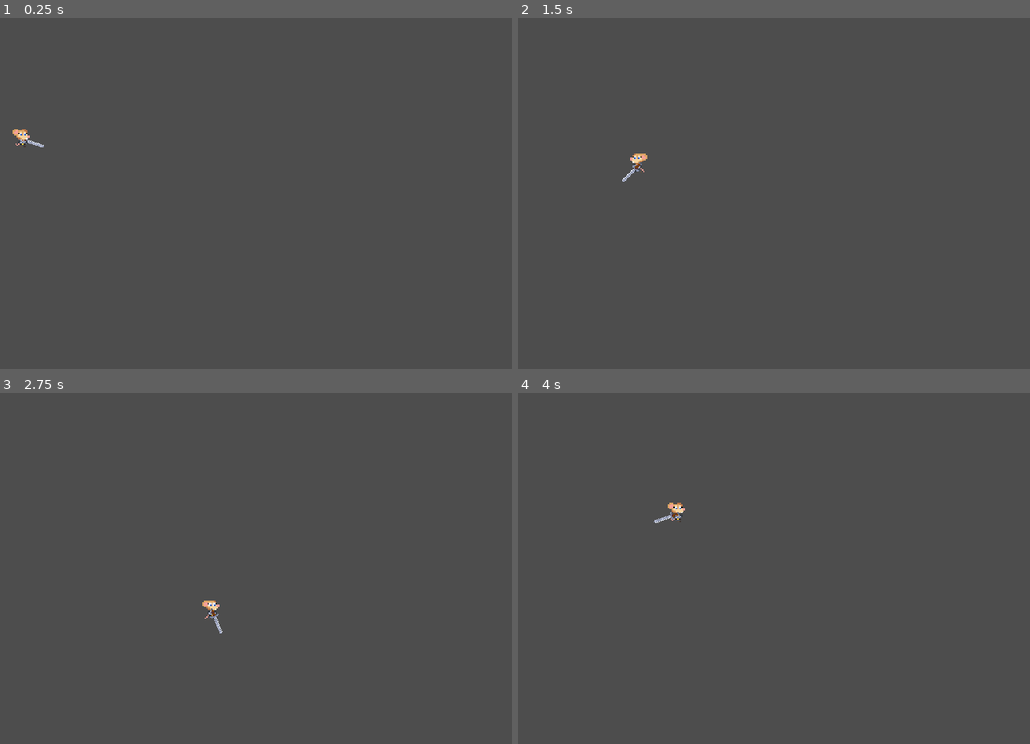
Above: before the commit, frames 1-4 (two rows, left to right).
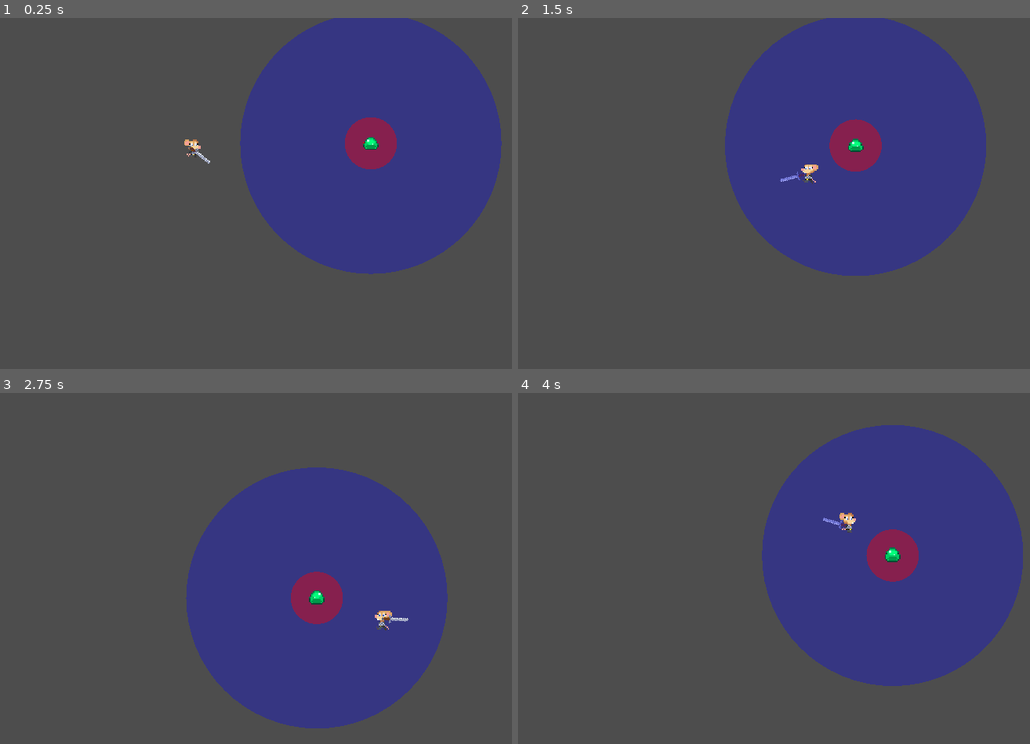
Above: after the commit, the same moments.

Repository: Greg-Rus/NFC
Game: Godot game, scene res://Scenes/test_environment.tscn
Same seed, same stepped clock (60 frames per second), same inputs: the game is played once before the commit and once after it.
Inputs (mouse positions are in pixels of both pictures, inside the frame that each line leads up to):
- Up to frame 1 (0.25 s): no input
- Up to frame 2 (1.5 s): move the mouse to (855, 175) at 0.52 s; hold D (right) 0.53-1.28 s; click (855, 175) at 0.6 s; move the mouse to (589, 211) at 1.27 s; hold S (down) from 1.28 s (still down); click (589, 211) at 1.35 s
- Up to frame 3 (2.75 s): move the mouse to (261, 491) at 2.02 s; release S (down) at 2.03 s; hold D (right) from 2.03 s (still down); click (261, 491) at 2.1 s
- Up to frame 4 (4 s): move the mouse to (686, 638) at 2.77 s; release D (right) at 2.78 s; hold W (up) 2.78-3.53 s; click (686, 638) at 2.85 s; move the mouse to (902, 621) at 3.52 s; hold A (left) from 3.53 s (still down); click (902, 621) at 3.6 s

The runs differ from the first frame. In frame 1, 30% of the frame differs, in the area x 2-99%, y 0-73%; in frame 2, 30%; in frame 3, 30%; in frame 4, 30%, in the area x 26-99%, y 9-84%.

Commit message:
basic combat

Diff:
--- /dev/null
+++ b/Scenes/Enemies/enemy.gd
@@ -0,0 +1,93 @@
+extends RigidBody2D
+
+enum ENEMY_STATE {IDLE, MOVING, ATTACKING, GETTING_HIT, DYING, DEAD}
+
+@onready var animationPlayer : AnimationPlayer = $AnimationPlayer
+@onready var sprite : Sprite2D = $Sprite2D
+@export var moveForce : float
+@export var detection_range : float = 100
+@export var attack_range : float = 30
+@export var hit_points : float = 5
+@export var hit_stun_time : float = 0.6
+@export var player : Node2D
+@export var draw_debug :bool
+@export var current_state : ENEMY_STATE = ENEMY_STATE.IDLE
+
+var directionToPlayer: Vector2
+var isFlipped: bool
+var hit_stun_timer : float
+
+func _draw() -> void:
+	if(draw_debug):
+		draw_circle(Vector2.ZERO, detection_range, Color.BLUE * Color(1,1,1,0.3))
+		draw_circle(Vector2.ZERO, attack_range, Color.RED * Color(1,1,1,0.4))
+		draw_line(Vector2.ZERO, directionToPlayer.normalized() * moveForce, Color.RED, 1)
+
+func _ready():
+	animationPlayer.play("enemy_idle")
+
+func _process(delta):
+	updateDirectionToPlayer()
+	process_current_state(delta)
+	try_flip_body()
+	if(draw_debug):
+		queue_redraw()
+
+func _physics_process(delta):
+	if(current_state == ENEMY_STATE.MOVING):
+		apply_central_impulse (directionToPlayer.normalized() * moveForce)
+
+func process_current_state(delta: float):
+	match current_state:
+		ENEMY_STATE.IDLE:
+			process_idle()
+		ENEMY_STATE.MOVING:
+			move_to_player(delta)
+		ENEMY_STATE.ATTACKING:
+			process_attacking()
+		ENEMY_STATE.GETTING_HIT:
+			process_getting_hit(delta)
+
+func transitionToState(state: ENEMY_STATE):
+	current_state = state
+	animationPlayer.stop()
+	match state:
+		ENEMY_STATE.IDLE:
+			animationPlayer.play("enemy_idle")
+		ENEMY_STATE.MOVING:
+			animationPlayer.play("enemy_move")
+		ENEMY_STATE.ATTACKING:
+			pass
+		ENEMY_STATE.GETTING_HIT:
+			animationPlayer.play("enemy_damage")
+
+func process_idle():
+	if(directionToPlayer.length() <= detection_range):
+		transitionToState(ENEMY_STATE.MOVING)
+
+func move_to_player(delta: float):
+	if(directionToPlayer.length() <= attack_range):
+		transitionToState(ENEMY_STATE.ATTACKING)
+
+func process_attacking():
+	if(!animationPlayer.is_playing()):
+			animationPlayer.play("enemy_attack")
+	if(directionToPlayer.length() > attack_range):
+		transitionToState(ENEMY_STATE.MOVING)
+
+func process_getting_hit(delta: float):
+	hit_stun_timer += delta
+	if(hit_stun_timer >= hit_stun_time):
+		transitionToState(ENEMY_STATE.MOVING)
+		hit_stun_timer = 0
+
+func updateDirectionToPlayer() :
+	directionToPlayer = player.position - position
+
+func try_flip_body():
+	isFlipped = directionToPlayer.x < 0
+	sprite.flip_h = isFlipped
+
+func take_damage(damage: int):
+	hit_points -= damage
+	transitionToState(ENEMY_STATE.GETTING_HIT)
--- /dev/null
+++ b/Scenes/Enemies/enemy.tscn
@@ -0,0 +1,151 @@
+[gd_scene load_steps=13 format=3 uid="uid://d3phxbxsff8gc"]
+
+[ext_resource type="Script" path="res://Scenes/Enemies/enemy.gd" id="1_gqnbu"]
+[ext_resource type="Texture2D" uid="uid://cut20pimm2fy4" path="res://Assets/Sprites/Enemies/Enemy_006_D.png" id="1_ijbqa"]
+
+[sub_resource type="PhysicsMaterial" id="PhysicsMaterial_djxgt"]
+friction = 0.5
+
+[sub_resource type="CircleShape2D" id="CircleShape2D_xbi40"]
+radius = 7.07107
+
+[sub_resource type="Animation" id="Animation_dx1ao"]
+length = 0.001
+tracks/0/type = "value"
+tracks/0/imported = false
+tracks/0/enabled = true
+tracks/0/path = NodePath("Sprite2D:frame")
+tracks/0/interp = 1
+tracks/0/loop_wrap = true
+tracks/0/keys = {
+"times": PackedFloat32Array(0),
+"transitions": PackedFloat32Array(1),
+"update": 1,
+"values": [0]
+}
+
+[sub_resource type="Animation" id="Animation_d8sa7"]
+resource_name = "enemy_attack"
+length = 0.6
+tracks/0/type = "value"
+tracks/0/imported = false
+tracks/0/enabled = true
+tracks/0/path = NodePath("Sprite2D:frame")
+tracks/0/interp = 1
+tracks/0/loop_wrap = true
+tracks/0/keys = {
+"times": PackedFloat32Array(0, 0.1, 0.2, 0.3, 0.4, 0.5),
+"transitions": PackedFloat32Array(1, 1, 1, 1, 1, 1),
+"update": 1,
+"values": [12, 13, 14, 15, 16, 17]
+}
+
+[sub_resource type="Animation" id="Animation_lg8wm"]
+resource_name = "enemy_damage"
+length = 0.6
+tracks/0/type = "value"
+tracks/0/imported = false
+tracks/0/enabled = true
+tracks/0/path = NodePath("Sprite2D:frame")
+tracks/0/interp = 1
+tracks/0/loop_wrap = true
+tracks/0/keys = {
+"times": PackedFloat32Array(0, 0.1, 0.2, 0.3, 0.4, 0.5),
+"transitions": PackedFloat32Array(1, 1, 1, 1, 1, 1),
+"update": 1,
+"values": [18, 19, 20, 21, 22, 23]
+}
+
+[sub_resource type="Animation" id="Animation_o0i0o"]
+resource_name = "enemy_die"
+length = 0.6
+tracks/0/type = "value"
+tracks/0/imported = false
+tracks/0/enabled = true
+tracks/0/path = NodePath("Sprite2D:frame")
+tracks/0/interp = 1
+tracks/0/loop_wrap = true
+tracks/0/keys = {
+"times": PackedFloat32Array(0, 0.1, 0.2, 0.3, 0.4, 0.5),
+"transitions": PackedFloat32Array(1, 1, 1, 1, 1, 1),
+"update": 1,
+"values": [24, 25, 26, 27, 28, 29]
+}
+
+[sub_resource type="Animation" id="Animation_1ygcj"]
+resource_name = "enemy_idle"
+length = 0.6
+loop_mode = 1
+tracks/0/type = "value"
+tracks/0/imported = false
+tracks/0/enabled = true
+tracks/0/path = NodePath("Sprite2D:frame")
+tracks/0/interp = 1
+tracks/0/loop_wrap = false
+tracks/0/keys = {
+"times": PackedFloat32Array(0, 0.1, 0.2, 0.3, 0.4, 0.5),
+"transitions": PackedFloat32Array(1, 1, 1, 1, 1, 1),
+"update": 1,
+"values": [0, 1, 2, 3, 4, 5]
+}
+
+[sub_resource type="Animation" id="Animation_tmleh"]
+resource_name = "enemy_move"
+length = 0.6
+loop_mode = 1
+tracks/0/type = "value"
+tracks/0/imported = false
+tracks/0/enabled = true
+tracks/0/path = NodePath("Sprite2D:frame")
+tracks/0/interp = 1
+tracks/0/loop_wrap = true
+tracks/0/keys = {
+"times": PackedFloat32Array(0, 0.1, 0.2, 0.3, 0.4, 0.5),
+"transitions": PackedFloat32Array(1, 1, 1, 1, 1, 1),
+"update": 1,
+"values": [6, 7, 8, 9, 10, 11]
+}
+
+[sub_resource type="AnimationLibrary" id="AnimationLibrary_auedx"]
+_data = {
+"RESET": SubResource("Animation_dx1ao"),
+"enemy_attack": SubResource("Animation_d8sa7"),
+"enemy_damage": SubResource("Animation_lg8wm"),
+"enemy_die": SubResource("Animation_o0i0o"),
+"enemy_idle": SubResource("Animation_1ygcj"),
+"enemy_move": SubResource("Animation_tmleh")
+}
+
+[sub_resource type="AnimationNodeAnimation" id="AnimationNodeAnimation_mx3h0"]
+animation = &"enemy_idle"
+
+[node name="Enemy" type="RigidBody2D"]
+collision_layer = 3
+collision_mask = 2
+inertia = 10.52
+physics_material_override = SubResource("PhysicsMaterial_djxgt")
+lock_rotation = true
+linear_damp = 5.0
+script = ExtResource("1_gqnbu")
+moveForce = 6.0
+attack_range = 20.0
+draw_debug = true
+
+[node name="Sprite2D" type="Sprite2D" parent="."]
+position = Vector2(0, -11)
+texture = ExtResource("1_ijbqa")
+hframes = 6
+vframes = 5
+region_rect = Rect2(0, 0, 32, 32)
+
+[node name="CollisionShape2D" type="CollisionShape2D" parent="."]
+shape = SubResource("CircleShape2D_xbi40")
+
+[node name="AnimationPlayer" type="AnimationPlayer" parent="."]
+libraries = {
+"": SubResource("AnimationLibrary_auedx")
+}
+
+[node name="AnimationTree" type="AnimationTree" parent="."]
+tree_root = SubResource("AnimationNodeAnimation_mx3h0")
+anim_player = NodePath("../AnimationPlayer")
--- a/Scenes/Player_Iris/WeaponSlot.gd
+++ b/Scenes/Player_Iris/WeaponSlot.gd
@@ -1,8 +1,11 @@
 extends Node2D
 
 @onready var animationPlayer : AnimationPlayer = $WeaponSlot/AnimationPlayer
+@onready var weaponSlot : Node2D = $WeaponSlot
+signal attack_action(is_attacking : bool)
 
 var isForwardAttack : bool = true
+var isAttacking : bool
 
 func _process(delta):
 	if(Input.is_action_just_pressed("attack")):
@@ -10,5 +13,23 @@
 			if(isForwardAttack):
 				animationPlayer.play("SwordOberhau")
 			else:
-				animationPlayer.play_backwards("SwordOberhau")
+				animationPlayer.play("SwordUnterhau")
 			isForwardAttack = !isForwardAttack
+			set_is_attacking(true)
+
+func set_weapon_rotation(angle: float):
+	if(!isAttacking):
+		rotation = angle
+		print(str(weaponSlot.global_rotation))
+
+	if(weaponSlot.global_rotation > -3 && weaponSlot.global_rotation < 0):
+		weaponSlot.z_index = -1
+	else:
+		weaponSlot.z_index = 1
+
+func on_attack_animation_done():
+	set_is_attacking(false)
+
+func set_is_attacking(is_attacking: bool):
+	isAttacking = is_attacking
+	attack_action.emit(is_attacking)
--- a/Scenes/Player_Iris/player_iris.gd
+++ b/Scenes/Player_Iris/player_iris.gd
@@ -30,7 +30,7 @@
 func try_flip_body():
 	isFlipped = get_global_mouse_position().x < global_position.x
 	sprite.flip_h = isFlipped
-	weaponSlot.scale.x = -1 if isFlipped else 1
+	#weaponSlot.scale.x = -1 if isFlipped else 1
 
 func aim_weapon():
 	var pointerPosition = get_global_mouse_position()
@@ -38,6 +38,6 @@
 	var directionToPointer = pointerPosition - weaponSlotPosition
 	var rotationToPointer = directionToPointer.angle()
 	var correctedAngle = rotationToPointer
-	if(isFlipped):
-		correctedAngle = ((PI - rotationToPointer) * -1) if rotationToPointer < 0 else PI + rotationToPointer
-	weaponSlot.rotation = correctedAngle
+#	if(isFlipped):
+#		correctedAngle = ((PI - rotationToPointer) * -1) if rotationToPointer < 0 else PI + rotationToPointer
+	weaponSlot.set_weapon_rotation(correctedAngle)
--- a/Scenes/Player_Iris/player_iris.tscn
+++ b/Scenes/Player_Iris/player_iris.tscn
@@ -1,12 +1,13 @@
-[gd_scene load_steps=24 format=3 uid="uid://b385dsdhhtn6h"]
+[gd_scene load_steps=25 format=3 uid="uid://b385dsdhhtn6h"]
 
 [ext_resource type="Script" path="res://Scenes/Player_Iris/player_iris.gd" id="1_7aruq"]
 [ext_resource type="Texture2D" uid="uid://286olsfwgydw" path="res://Assets/Sprites/Iris/Iris_Main.png" id="1_62eo7"]
 [ext_resource type="PackedScene" uid="uid://1gdvtd6tre6m" path="res://Scenes/Weapons/sword.tscn" id="3_d724v"]
 [ext_resource type="Script" path="res://Scenes/Player_Iris/WeaponSlot.gd" id="3_wjtgm"]
 
-[sub_resource type="RectangleShape2D" id="RectangleShape2D_0n3ii"]
-size = Vector2(7, 9)
+[sub_resource type="CapsuleShape2D" id="CapsuleShape2D_pnlfx"]
+radius = 3.5
+height = 9.0
 
 [sub_resource type="Animation" id="Animation_xxulm"]
 length = 0.001
@@ -112,6 +113,42 @@
 
 [sub_resource type="Animation" id="Animation_1qdtp"]
 length = 0.2
+tracks/0/type = "value"
+tracks/0/imported = false
+tracks/0/enabled = true
+tracks/0/path = NodePath(".:rotation")
+tracks/0/interp = 1
+tracks/0/loop_wrap = true
+tracks/0/keys = {
+"times": PackedFloat32Array(0),
+"transitions": PackedFloat32Array(1),
+"update": 0,
+"values": [-0.785398]
+}
+tracks/1/type = "value"
+tracks/1/imported = false
+tracks/1/enabled = false
+tracks/1/path = NodePath(".:z_index")
+tracks/1/interp = 1
+tracks/1/loop_wrap = true
+tracks/1/keys = {
+"times": PackedFloat32Array(0),
+"transitions": PackedFloat32Array(1),
+"update": 1,
+"values": [-1]
+}
+tracks/2/type = "value"
+tracks/2/imported = false
+tracks/2/enabled = true
+tracks/2/path = NodePath(".:position")
+tracks/2/interp = 1
+tracks/2/loop_wrap = true
+tracks/2/keys = {
+"times": PackedFloat32Array(0),
+"transitions": PackedFloat32Array(1),
+"update": 0,
+"values": [Vector2(0, 1)]
+}
 
 [sub_resource type="Animation" id="Animation_l3l42"]
 resource_name = "SwordOberhau"
@@ -127,11 +164,11 @@
 "times": PackedFloat32Array(0, 0.2),
 "transitions": PackedFloat32Array(1, 1),
 "update": 0,
-"values": [-0.851721, 3.92699]
+"values": [-2.35619, 2.35619]
 }
 tracks/1/type = "value"
 tracks/1/imported = false
-tracks/1/enabled = true
+tracks/1/enabled = false
 tracks/1/path = NodePath(".:z_index")
 tracks/1/interp = 1
 tracks/1/loop_wrap = true
@@ -141,11 +178,93 @@
 "update": 1,
 "values": [-1, 1, 1]
 }
+tracks/2/type = "method"
+tracks/2/imported = false
+tracks/2/enabled = true
+tracks/2/path = NodePath("..")
+tracks/2/interp = 1
+tracks/2/loop_wrap = true
+tracks/2/keys = {
+"times": PackedFloat32Array(0.2),
+"transitions": PackedFloat32Array(1),
+"values": [{
+"args": [],
+"method": &"on_attack_animation_done"
+}]
+}
+tracks/3/type = "value"
+tracks/3/imported = false
+tracks/3/enabled = true
+tracks/3/path = NodePath(".:position")
+tracks/3/interp = 1
+tracks/3/loop_wrap = true
+tracks/3/keys = {
+"times": PackedFloat32Array(0, 0.1, 0.2),
+"transitions": PackedFloat32Array(1, 1, 1),
+"update": 0,
+"values": [Vector2(0, 1), Vector2(5, 1), Vector2(0, 3)]
+}
+
+[sub_resource type="Animation" id="Animation_3vo41"]
+resource_name = "SwordUnterhau"
+length = 0.2
+step = 0.05
+tracks/0/type = "value"
+tracks/0/imported = false
+tracks/0/enabled = true
+tracks/0/path = NodePath(".:rotation")
+tracks/0/interp = 1
+tracks/0/loop_wrap = true
+tracks/0/keys = {
+"times": PackedFloat32Array(0, 0.2),
+"transitions": PackedFloat32Array(1, 1),
+"update": 0,
+"values": [2.35619, -2.35619]
+}
+tracks/1/type = "value"
+tracks/1/imported = false
+tracks/1/enabled = false
+tracks/1/path = NodePath(".:z_index")
+tracks/1/interp = 1
+tracks/1/loop_wrap = true
+tracks/1/keys = {
+"times": PackedFloat32Array(0, 0.1, 0.2),
+"transitions": PackedFloat32Array(1, 1, 1),
+"update": 1,
+"values": [1, -1, -1]
+}
+tracks/2/type = "method"
+tracks/2/imported = false
+tracks/2/enabled = true
+tracks/2/path = NodePath("..")
+tracks/2/interp = 1
+tracks/2/loop_wrap = true
+tracks/2/keys = {
+"times": PackedFloat32Array(0.2),
+"transitions": PackedFloat32Array(1),
+"values": [{
+"args": [],
+"method": &"on_attack_animation_done"
+}]
+}
+tracks/3/type = "value"
+tracks/3/imported = false
+tracks/3/enabled = true
+tracks/3/path = NodePath(".:position")
+tracks/3/interp = 1
+tracks/3/loop_wrap = true
+tracks/3/keys = {
+"times": PackedFloat32Array(0, 0.1, 0.2),
+"transitions": PackedFloat32Array(1, 1, 1),
+"update": 0,
+"values": [Vector2(0, 3), Vector2(5, 1), Vector2(0, 1)]
+}
 
 [sub_resource type="AnimationLibrary" id="AnimationLibrary_2n0nc"]
 _data = {
 "RESET": SubResource("Animation_1qdtp"),
-"SwordOberhau": SubResource("Animation_l3l42")
+"SwordOberhau": SubResource("Animation_l3l42"),
+"SwordUnterhau": SubResource("Animation_3vo41")
 }
 
 [node name="PlayerIris" type="CharacterBody2D"]
@@ -158,7 +277,7 @@
 
 [node name="CollisionShape2D" type="CollisionShape2D" parent="."]
 position = Vector2(0.5, 3.5)
-shape = SubResource("RectangleShape2D_0n3ii")
+shape = SubResource("CapsuleShape2D_pnlfx")
 
 [node name="AnimationPlayer" type="AnimationPlayer" parent="."]
 libraries = {
@@ -179,9 +298,9 @@
 script = ExtResource("3_wjtgm")
 
 [node name="WeaponSlot" type="Node2D" parent="WeaponSlotRoot"]
-z_index = -1
+z_index = 1
 position = Vector2(0, 1)
-rotation = 1.5708
+rotation = -0.785398
 
 [node name="Sword" parent="WeaponSlotRoot/WeaponSlot" instance=ExtResource("3_d724v")]
 
@@ -190,3 +309,5 @@
 libraries = {
 "": SubResource("AnimationLibrary_2n0nc")
 }
+
+[connection signal="attack_action" from="WeaponSlotRoot" to="WeaponSlotRoot/WeaponSlot/Sword" method="_on_weapon_slot_root_attack_action"]
--- /dev/null
+++ b/Scenes/Weapons/melee_weapon.gd
@@ -0,0 +1,15 @@
+extends Node2D
+
+@export var hit_force : float = 50
+var isAttacking : bool
+
+func _on_area_2d_body_entered(body):
+	if(isAttacking):
+		var rb = body as RigidBody2D
+		var direation_to_body = body.position - global_position
+		rb.apply_impulse(direation_to_body.normalized() * hit_force)
+	if "take_damage" in body:
+		body.take_damage(1)
+
+func _on_weapon_slot_root_attack_action(is_attacking):
+	isAttacking = is_attacking
--- a/Scenes/Weapons/sword.tscn
+++ b/Scenes/Weapons/sword.tscn
@@ -1,22 +1,28 @@
-[gd_scene load_steps=3 format=3 uid="uid://1gdvtd6tre6m"]
+[gd_scene load_steps=4 format=3 uid="uid://1gdvtd6tre6m"]
 
+[ext_resource type="Script" path="res://Scenes/Weapons/melee_weapon.gd" id="1_0sj3y"]
 [ext_resource type="Texture2D" uid="uid://dpi8x42pe605y" path="res://Assets/Sprites/Items/Sword.png" id="1_tlbbo"]
 
 [sub_resource type="RectangleShape2D" id="RectangleShape2D_monuu"]
 size = Vector2(4, 15)
 
 [node name="Sword" type="Node2D"]
+script = ExtResource("1_0sj3y")
 
 [node name="Sprite2D" type="Sprite2D" parent="."]
-position = Vector2(0, -8.5)
-rotation = -0.785398
+position = Vector2(8, 0)
+rotation = 0.785398
 texture = ExtResource("1_tlbbo")
 region_rect = Rect2(16, 0, 16, 16)
 
 [node name="Area2D" type="Area2D" parent="Sprite2D"]
 position = Vector2(-6.01041, 6.01041)
 rotation = 0.785398
+collision_layer = 2
+collision_mask = 2
 
 [node name="CollisionShape2D" type="CollisionShape2D" parent="Sprite2D/Area2D"]
 position = Vector2(0, -11)
 shape = SubResource("RectangleShape2D_monuu")
+
+[connection signal="body_entered" from="Sprite2D/Area2D" to="." method="_on_area_2d_body_entered"]
--- a/Scenes/test_environment.tscn
+++ b/Scenes/test_environment.tscn
@@ -1,8 +1,13 @@
-[gd_scene load_steps=2 format=3 uid="uid://bknnl0mkmi5xc"]
+[gd_scene load_steps=3 format=3 uid="uid://bknnl0mkmi5xc"]
 
 [ext_resource type="PackedScene" uid="uid://b385dsdhhtn6h" path="res://Scenes/Player_Iris/player_iris.tscn" id="1_fjtug"]
+[ext_resource type="PackedScene" uid="uid://d3phxbxsff8gc" path="res://Scenes/Enemies/enemy.tscn" id="2_hsaq3"]
 
 [node name="TestEnvironment" type="Node2D"]
 
+[node name="Enemy" parent="." node_paths=PackedStringArray("player") instance=ExtResource("2_hsaq3")]
+position = Vector2(372, 96)
+player = NodePath("../PlayerIris")
+
 [node name="PlayerIris" parent="." instance=ExtResource("1_fjtug")]
-position = Vector2(105, 91)
+position = Vector2(236, 99)
--- a/project.godot
+++ b/project.godot
@@ -55,6 +55,10 @@
 ]
 }
 
+[physics]
+
+2d/default_gravity_vector=Vector2(0, 0)
+
 [rendering]
 
 textures/canvas_textures/default_texture_filter=0
Binary file added: Assets/Sprites/Enemies/Enemy_006_D.png
Not shown, added: Assets/Sprites/Enemies/Enemy_006_D.png.import
